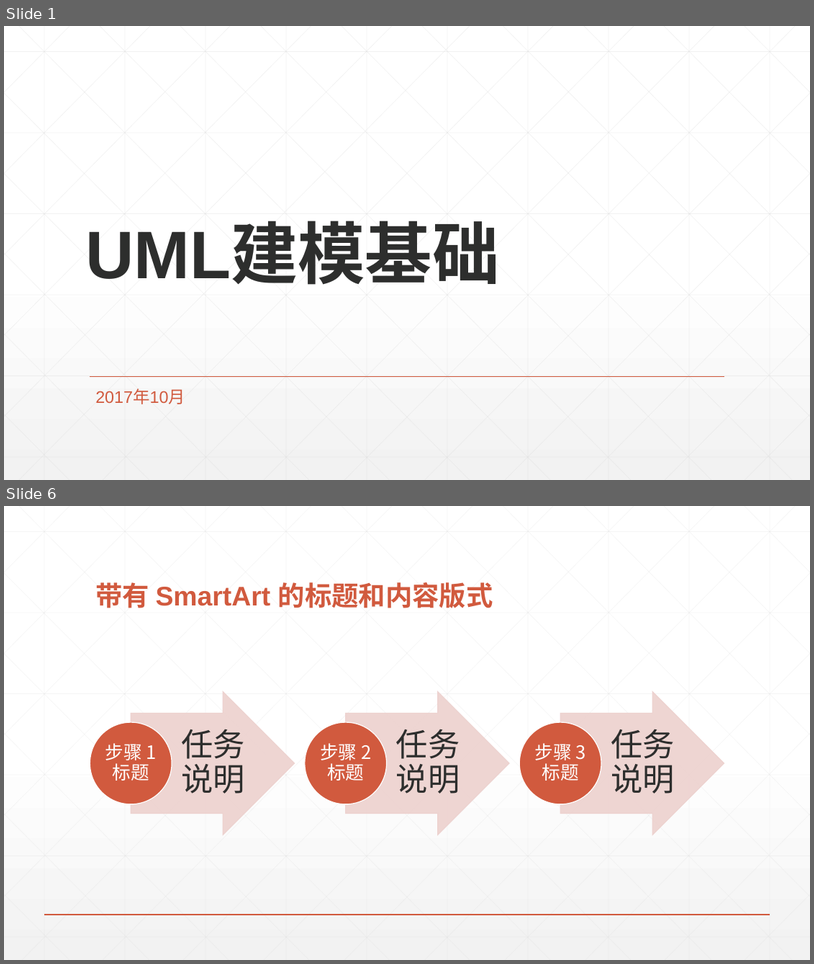
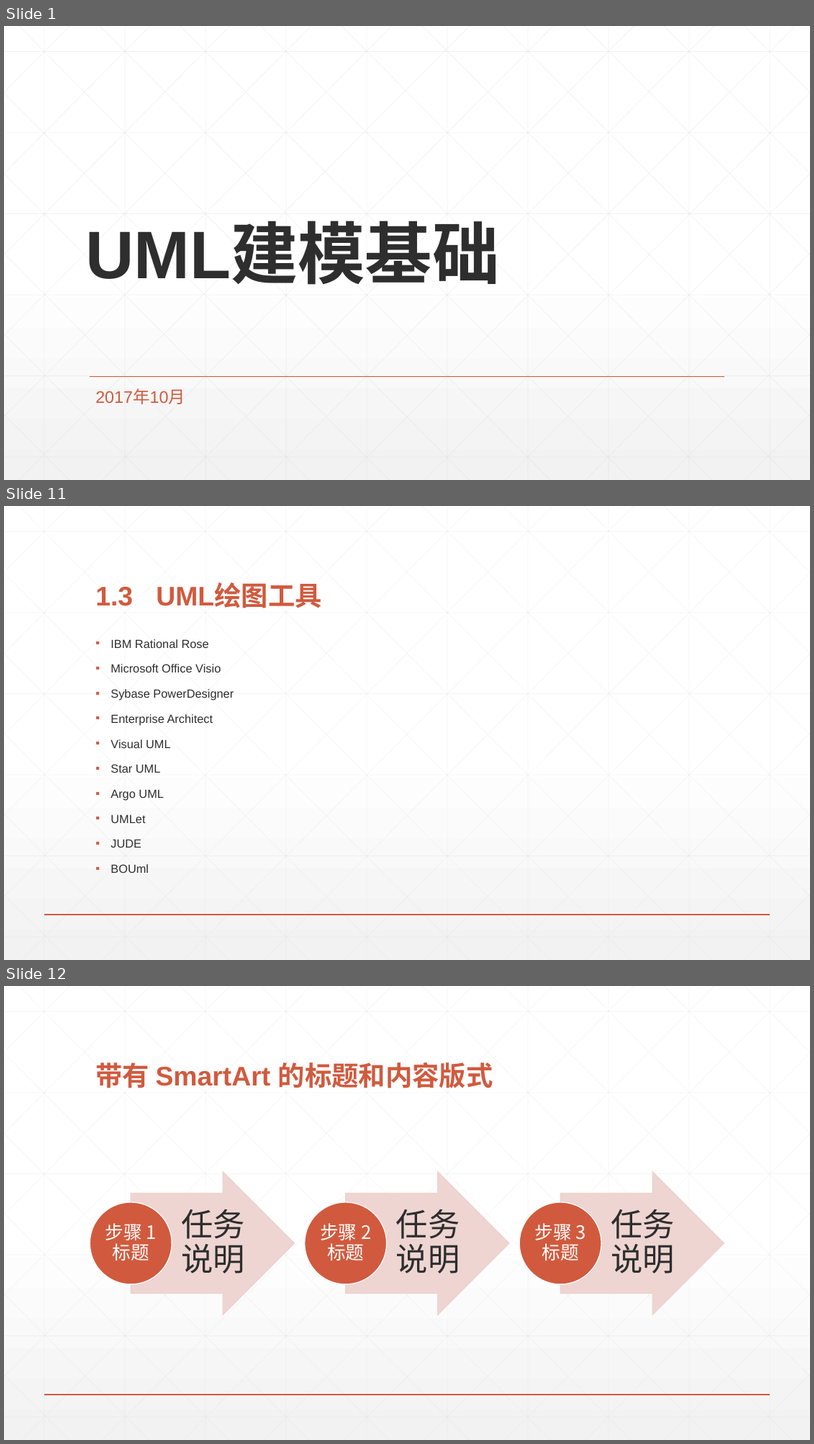
Before and after one commit to taony/Notes-UML, a slide deck: UML建模基础.pptx. Shown one above the other, each under a label of ours: slides 1 and 6 before the commit, slides 1, 11 and 12 after it; the slides between them are not shown. The pictures are 814x964 and 814x1444 pixels, drawn with LibreOffice and Linux fonts; fonts in the diff are those of the drawing. Boxes give left, top, right and bottom in pixels: in the first picture for what was removed or moved away, otherwise in the second. Text is boxed around its words. In the diff, an @@ line names an element or a change of style, - is before the commit and + after.

```diff
--- a/UML建模基础.pptx
+++ b/UML建模基础.pptx
@@ slide 11 added at box(4, 506, 810, 960), background gradient #FFFFFF to #F2F2F2; not listed: 47 template elements that a slide beside it also shows @@
@@ title added at box(95, 584, 322, 608), 32 pt, text #D15A3E, bold @@
+1.3 UML绘图工具
@@ text added at box(111, 639, 234, 872), 14 pt, text #2D2E2D @@
+▪ IBM Rational Rose
+▪ Microsoft Office Visio
+▪ Sybase PowerDesigner
+▪ Enterprise Architect
+▪ Visual UML
+▪ Star UML
+▪ Argo UML
+▪ UMLet
+▪ JUDE
+▪ BOUml
@@ what was slide 6 is now slide 12 @@
```
Also in this commit, not shown: 1 slide changed, 8 other slides added, 3 slides removed, 1 other file.
